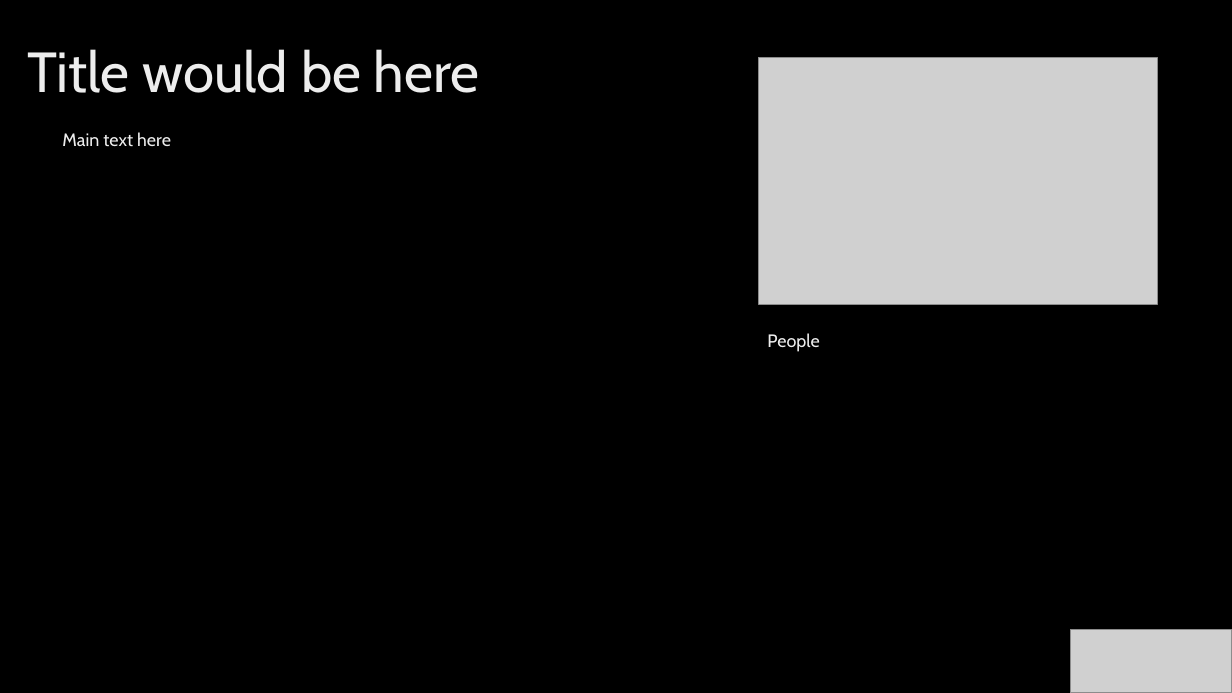
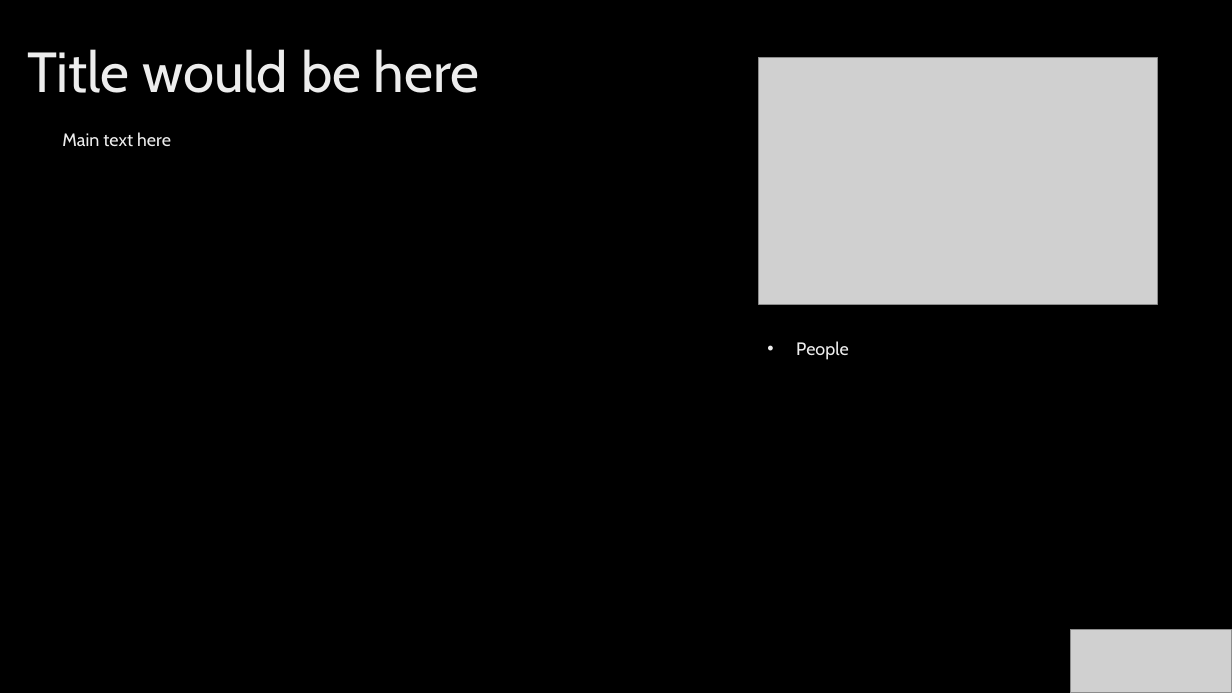
Before and after one commit to COMP2281/software-engineering-group24-25-09, a slide deck: slide 1 of backend/powerpoint/templates/template1Final.pptx. Drawn at 1232x693 pixels with LibreOffice and Linux fonts; fonts in the diff are those of the drawing; grey boxes stand for pictures; background and template pictures are left out. Boxes give left, top, right and bottom in pixels: in the first picture for what was removed or moved away, otherwise in the second. Text is boxed around its words. In the diff, an @@ line names an element or a change of style, - is before the commit and + after.

```diff
--- a/backend/powerpoint/templates/template1Final.pptx
+++ b/backend/powerpoint/templates/template1Final.pptx
@@ text "People": place and size @@
-text "People" at (767,333,820,352)
+text "People" at (796,341,849,360)
@@ text "People" at (796,341,849,360): bullet none to • @@
```
Also in this commit, not shown: 2 other files.
